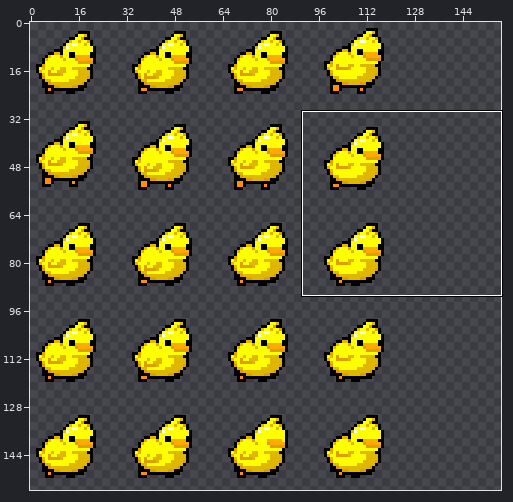
Sprite sheet, stored at SheepDash/android/assets/chickJump.png. The picture above shows the old version from afar; the outline marks the close-up.
Close-up. The starting point:
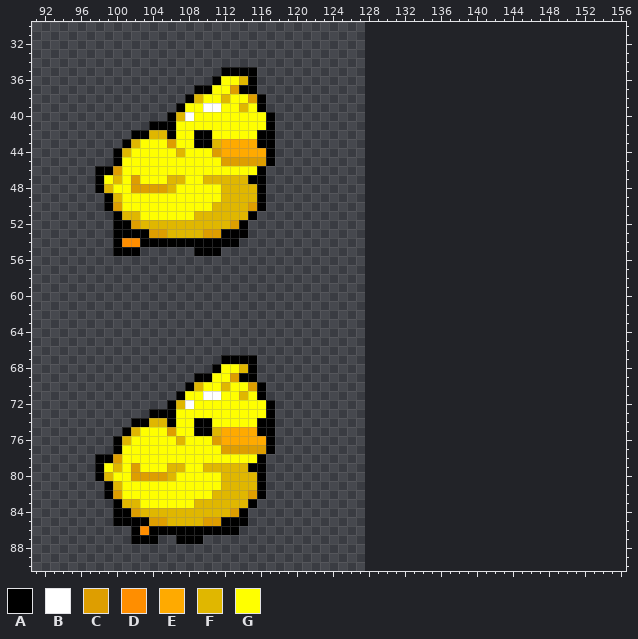
The file is 128x160 pixels. Shown: x 91..156, y 30..90. The old version is drawn lined up with the new one, on the new canvas. The wide view leaves out empty margins. The commit also changed other parts of the picture, which this record leaves out.
Palette (. is transparent): A #000000  B #ffffff  C #de9e00  D #ff8e00  E #ffaa00  F #e0b700  G #ffff00
Pixels before (only the part around the change), first column x 94:
30 ...............................................................
31 ...............................................................
32 ...............................................................
33 ...............................................................
34 ...............................................................
35 ..................AAAA.........................................
36 .................AGGFA.........................................
37 ...............AAGGCAA.........................................
38 ..............AFGGFGGCA........................................
39 .............AGGBBGGFGA........................................
40 ............AFBGGGGGGGGA.......................................
41 ..........AAAGGGGGGGGGGA.......................................
42 ........AAFFAGGAAGGGGGAA.......................................
43 .......AFGGGCGGAAFEEEEAA.......................................
44 ......AFGGGGGFGGGCEEEEEA.......................................
45 ......AGGGGGGGGGGGCCCCCA.......................................
46 ....AACGGGGGGGGGGGGGGGA........................................
47 ....AGFGCGGGFFGGFFFFFAA........................................
48 ....AFGGCCCCFGGGGGFFFFA........................................
49 .....AFGGGGGGGGGGGFFFFA........................................
50 .....ACGGGGGGGGGGFFFFCA........................................
51 ......AFFGGGGGGFFFFFFA.........................................
52 ......AACFFFFFFFFFFCA..........................................
53 ......AAAACCFFFFCCAAA..........................................
54 ......ADDAAAAAAAAAAA...........................................
55 ......AAA......AAA.............................................
56 ...............................................................
57 ...............................................................
58 ...............................................................
59 ...............................................................
60 ...............................................................
61 ...............................................................
62 ...............................................................
63 ...............................................................
64 ...............................................................
65 ...............................................................
66 ...............................................................
67 ..................AAAA.........................................
68 .................AGGFA.........................................
69 ...............AAGGCAA.........................................
70 ..............AFGGFGGCA........................................
71 .............AGGBBGGFGA........................................
72 ............AFBGGGGGGGGA.......................................
73 ..........AAAGGGGGGGGGGA.......................................
74 ........AAFFAGGAAGGGGGAA.......................................
75 .......AFGGGCGGAAFEEEEAA.......................................
76 ......AFGGGGGFGGGCEEEEEA.......................................
77 ......AGGGGGGGGGGGCCCCCA.......................................
78 ....AACGGGGGGGGGGGGGGGA........................................
79 ....AGFGCGGGFFGGFFFFFAA........................................
80 ....AFGGCCCCFGGGGGFFFFA........................................
81 .....AFGGGGGGGGGGGFFFFA........................................
82 .....ACGGGGGGGGGGFFFFCA........................................
83 ......AFFGGGGGGFFFFFFA.........................................
84 ......AACFFFFFFFFFFCA..........................................
85 ......AAAACCFFFFCCAAA..........................................
86 ........ADAAAAAAAAAA...........................................
87 ........AAA..AAA...............................................
88 ...............................................................
89 ...............................................................
90 ...............................................................
And afterwards:
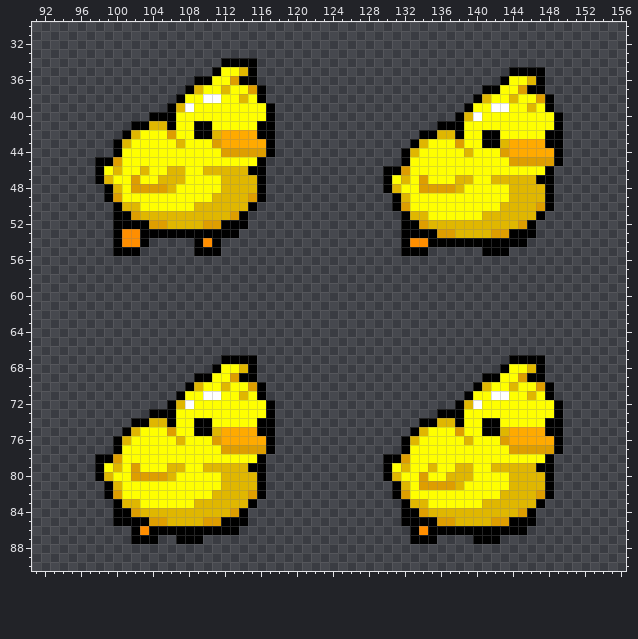
Difference:
canvas 128x160 -> 160x160
Changed rows in their new state; - is an unchanged pixel.
first column x 98:
34 --------------AAAA----------------------------------
35 -------------AGGF-----------------------------AAAA--
36 -----------AAG-CA----------------------------AGGFA--
37 ----------AFG-FGGCA------------------------AAGGCAA--
38 ---------AGGBBG-FG------------------------AFGGFGGCA-
39 --------AFB-GG--G-GA---------------------AGGBBGGFGA-
40 ------AA-GG-----------------------------AFBGGGGGGGGA
41 ----AAFF---AA-----A-------------------AAAGGGGGGGGGGA
42 ---AFGGGC----FEEEE------------------AAFFAGGAAGGGGGAA
43 --AFG---GF-GGC----E----------------AFGGGCGGAAFEEEEAA
44 ---G-----G---GCCCCC---------------AFGGGGGFGGGCEEEEEA
45 AAC-----------GGGGA.--------------AGGGGGGGGGGGCCCCCA
46 -GF--F--FF--FFFFFA--------------AACGGGGGGGGGGGGGGGA-
47 -FG----F----GG---F--------------AGFGCGGGFFGGFFFFFAA-
48 .AF-----------------------------AFGGCCCCFGGGGGFFFFA-
49 --C----------F---C---------------AFGGGGGGGGGGGFFFFA-
50 -.AFF------FF----A.--------------ACGGGGGGGGGGFFFFCA-
51 ---ACFFFFFF----CA.----------------AFFGGGGGGFFFFFFA--
52 ----AACC----CCAA------------------AACFFFFFFFFFFCA---
53 ---DD-AAAAAAAA--.-----------------AAAACCFFFFCCAAA---
54 ------.....-D-..------------------ADDAAAAAAAAAAA----
55 ----------------------------------AAA------AAA------
first column x 130:
67 --------------AAAA--
68 -------------AGGFA--
69 -----------AAGGCAA--
70 ----------AFGGFGGCA-
71 ---------AGGBBGGFGA-
72 --------AFBGGGGGGGGA
73 ------AAAGGGGGGGGGGA
74 ----AAFFAGGAAGGGGGAA
75 ---AFGGGCGGAAFEEEEAA
76 --AFGGGGGFGGGCEEEEEA
77 --AGGGGGGGGGGGCCCCCA
78 AACGGGGGGGGGGGGGGGA-
79 AGFGGFGGFFGGFFFFFAA-
80 AFGGCGGFFFGGGGFFFFA-
81 -AFGCCCCFGGGGGFFFFA-
82 -ACGGGGGGGGGGFFFFCA-
83 --AFFGGGGGGFFFFFFA--
84 --AACFFFFFFFFFFCA---
85 --AAAACCFFFFCCAAA---
86 ---ADAAAAAAAAAAA----
87 ---AAA----AAA-------
